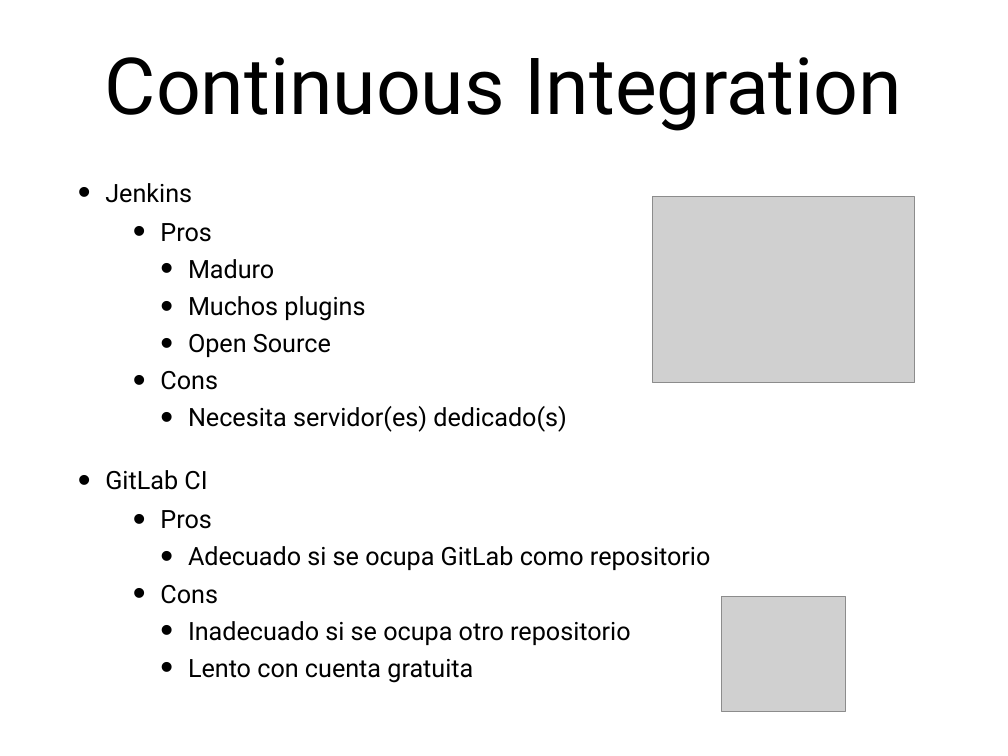
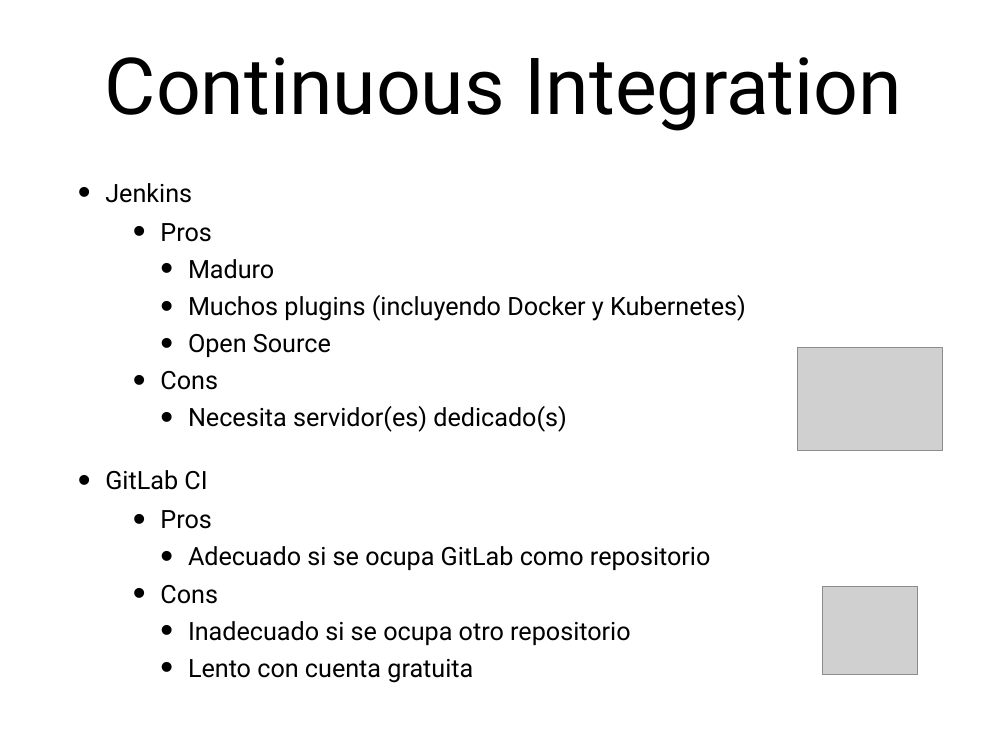
Before and after one commit to Guillaume-Mayer/micropoc, a slide deck: slide 9 of pres.pptx. Drawn at 1008x756 pixels with LibreOffice and Linux fonts; fonts in the diff are those of the drawing; grey boxes stand for pictures. Boxes give left, top, right and bottom in pixels: in the first picture for what was removed or moved away, otherwise in the second. Text is boxed around its words. In the diff, an @@ line names an element or a change of style, - is before the commit and + after.

```diff
--- a/pres.pptx
+++ b/pres.pptx
@@ text at <box>188,295,746,321</box>: text changed @@
-      • Muchos plugins
+      • Muchos plugins (incluyendo Docker y Kubernetes)
@@ picture: place and size @@
-picture at <box>652,197,914,383</box>
+picture at <box>797,348,942,451</box>
@@ picture: place and size @@
-picture at <box>722,597,846,712</box>
+picture at <box>822,587,918,675</box>
```
Also in this commit, not shown: 3 other slides changed, 2 slides added.
